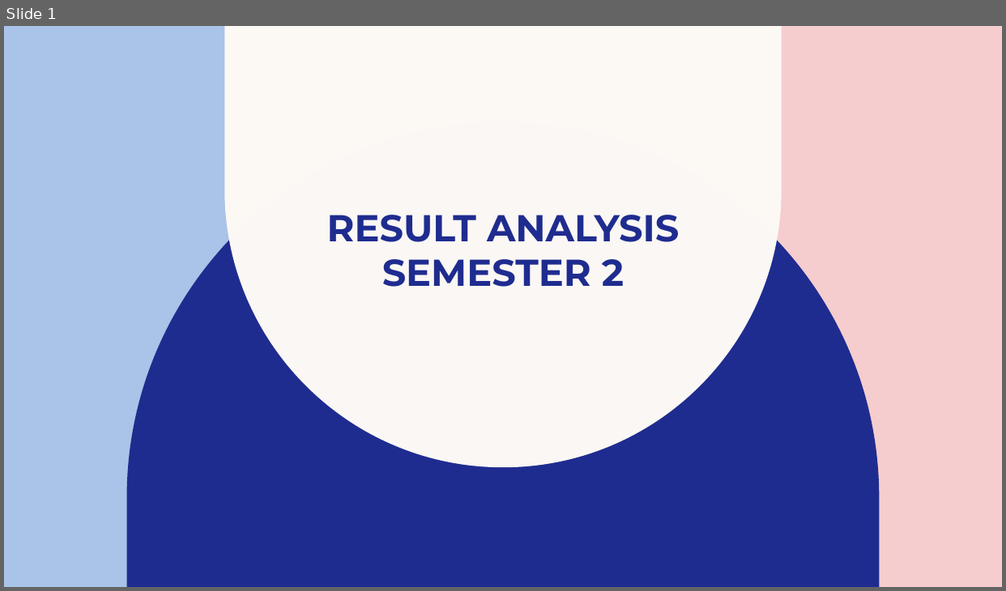
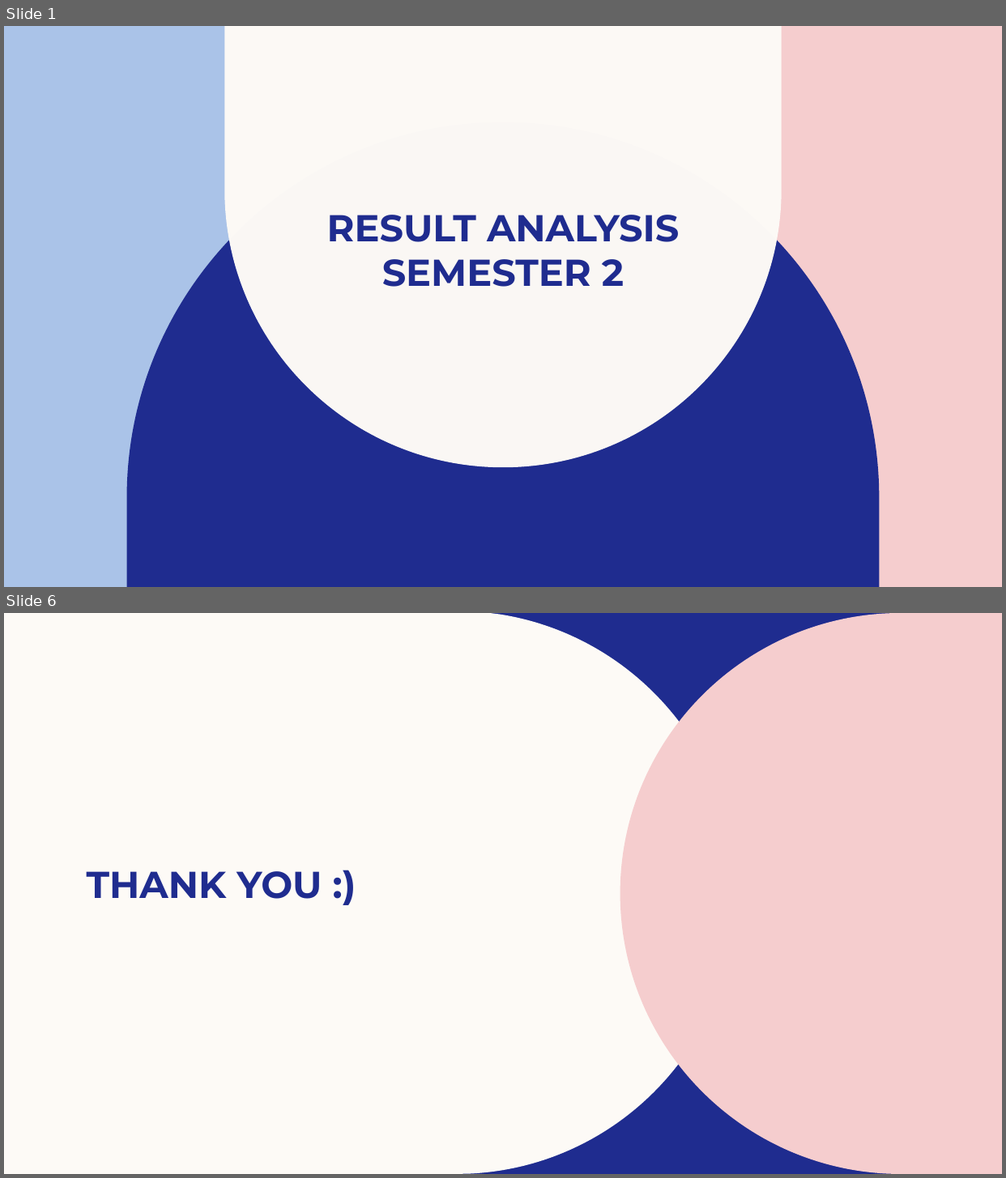
Before and after one commit to codedbyshreena/Office-automation-tools, a slide deck: PPT_Analysis_370.pptx. Shown one above the other, each under a label of ours: slide 1 before the commit, slides 1 and 6 after it; the slides between them are not shown. The pictures are 1006x591 and 1006x1178 pixels, drawn with LibreOffice and Linux fonts; fonts in the diff are those of the drawing; background and template pictures are left out. Boxes give left, top, right and bottom in pixels: in the first picture for what was removed or moved away, otherwise in the second. Text is boxed around its words. In the diff, an @@ line names an element or a change of style, - is before the commit and + after.

```diff
--- a/PPT_Analysis_370.pptx
+++ b/PPT_Analysis_370.pptx
@@ slide 6 added at (x1=4, y1=613, x2=1002, y2=1174), background #1F2C8F @@
@@ freeform shape added at (x1=4, y1=613, x2=737, y2=1174), fill #FDFAF6 @@
@@ freeform shape added at (x1=620, y1=613, x2=1002, y2=1174), fill #F5CDCE @@
@@ title added at (x1=87, y1=871, x2=322, y2=899), 36 pt, text #1F2C8F, bold @@
+THANK YOU :)
```
Also in this commit, not shown: 4 other slides added, 1 slide removed.
